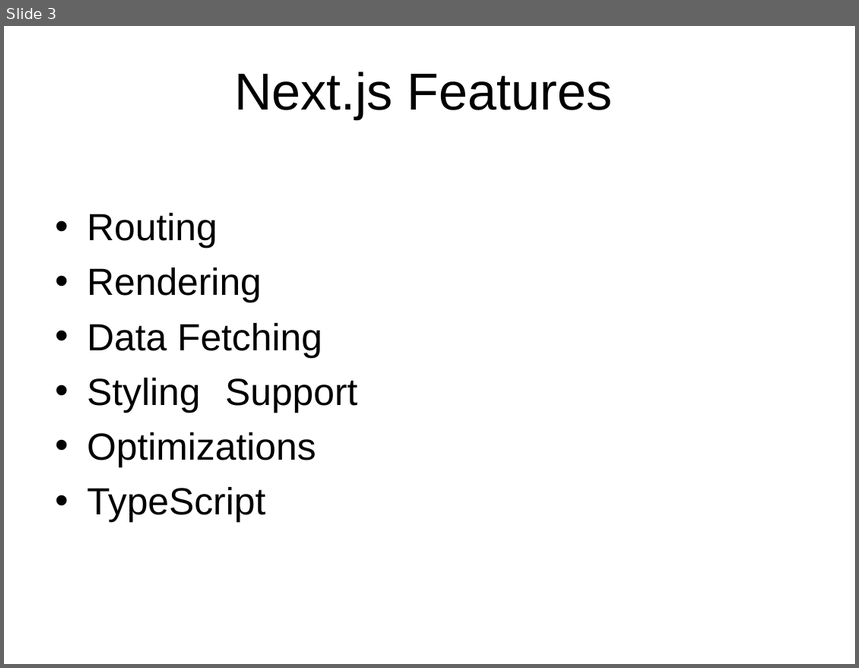
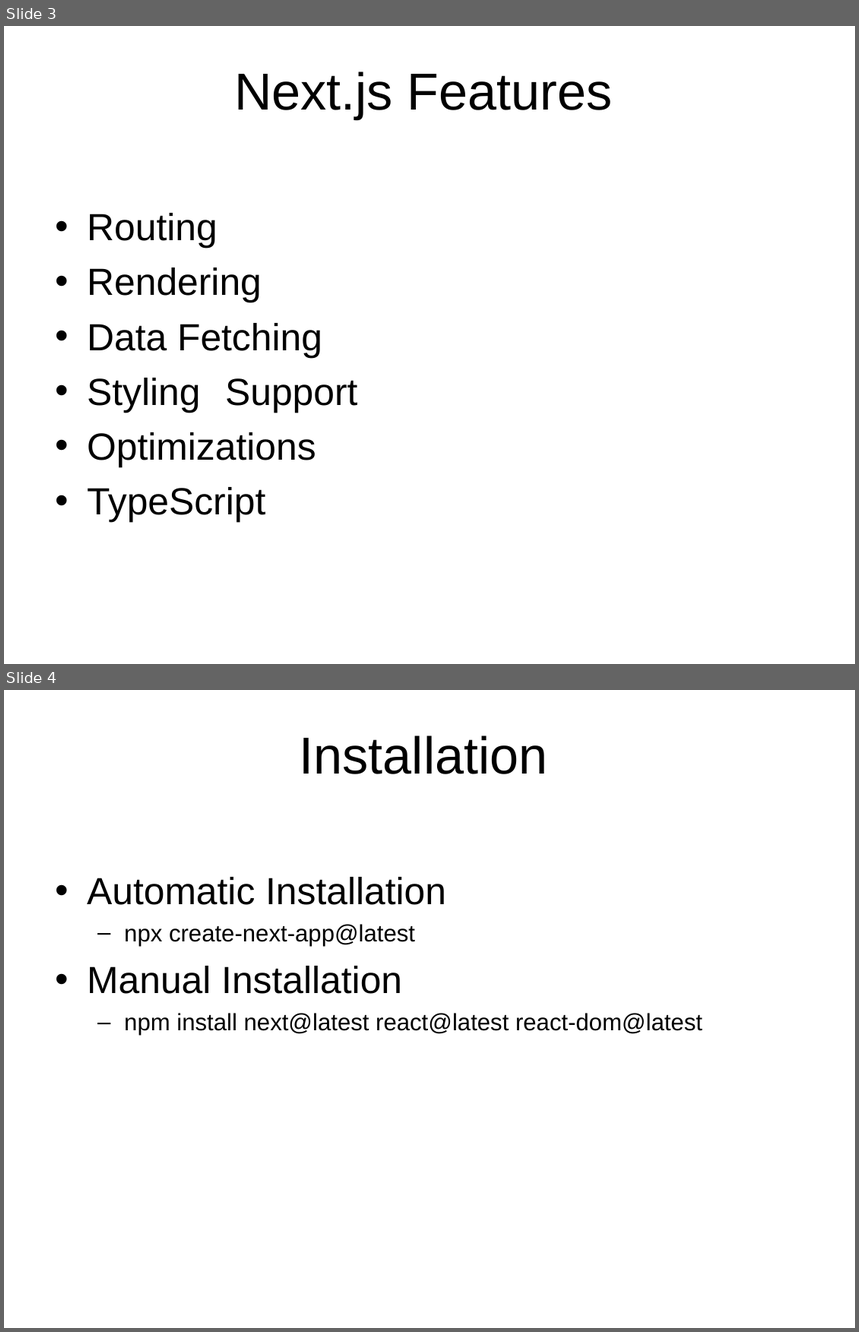
Before and after one commit to thongleclv/nextjs, a slide deck: NextJs Introduction.ppt. Shown one above the other, each under a label of ours: slide 3 before the commit, slides 3 and 4 after it. The pictures are 859x668 and 859x1332 pixels, drawn with LibreOffice and Linux fonts; fonts in the diff are those of the drawing; background and template pictures are left out. Boxes give left, top, right and bottom in pixels: in the first picture for what was removed or moved away, otherwise in the second. Text is boxed around its words. In the diff, an @@ line names an element or a change of style, - is before the commit and + after.

Commit message:
manual installation

```diff
--- a/NextJs Introduction.ppt
+++ b/NextJs Introduction.ppt
@@ slide 4 added at (4, 690, 855, 1328), background picture (left out) @@
@@ title added at (300, 736, 548, 774), 44 pt, text #000000 @@
+Installation
@@ text added at (87, 877, 702, 1036), 20 pt, text #000000 @@
+• Automatic Installation
+  – npx create-next-app@latest
+• Manual Installation
+  – npm install next@latest react@latest react-dom@latest
```
Also in this commit, not shown: 10 other files.
